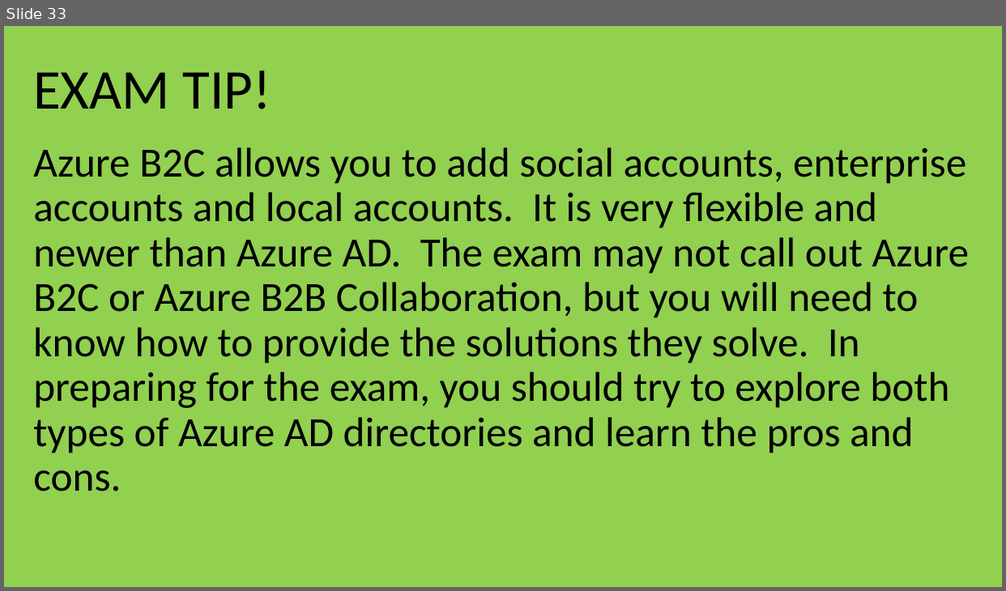
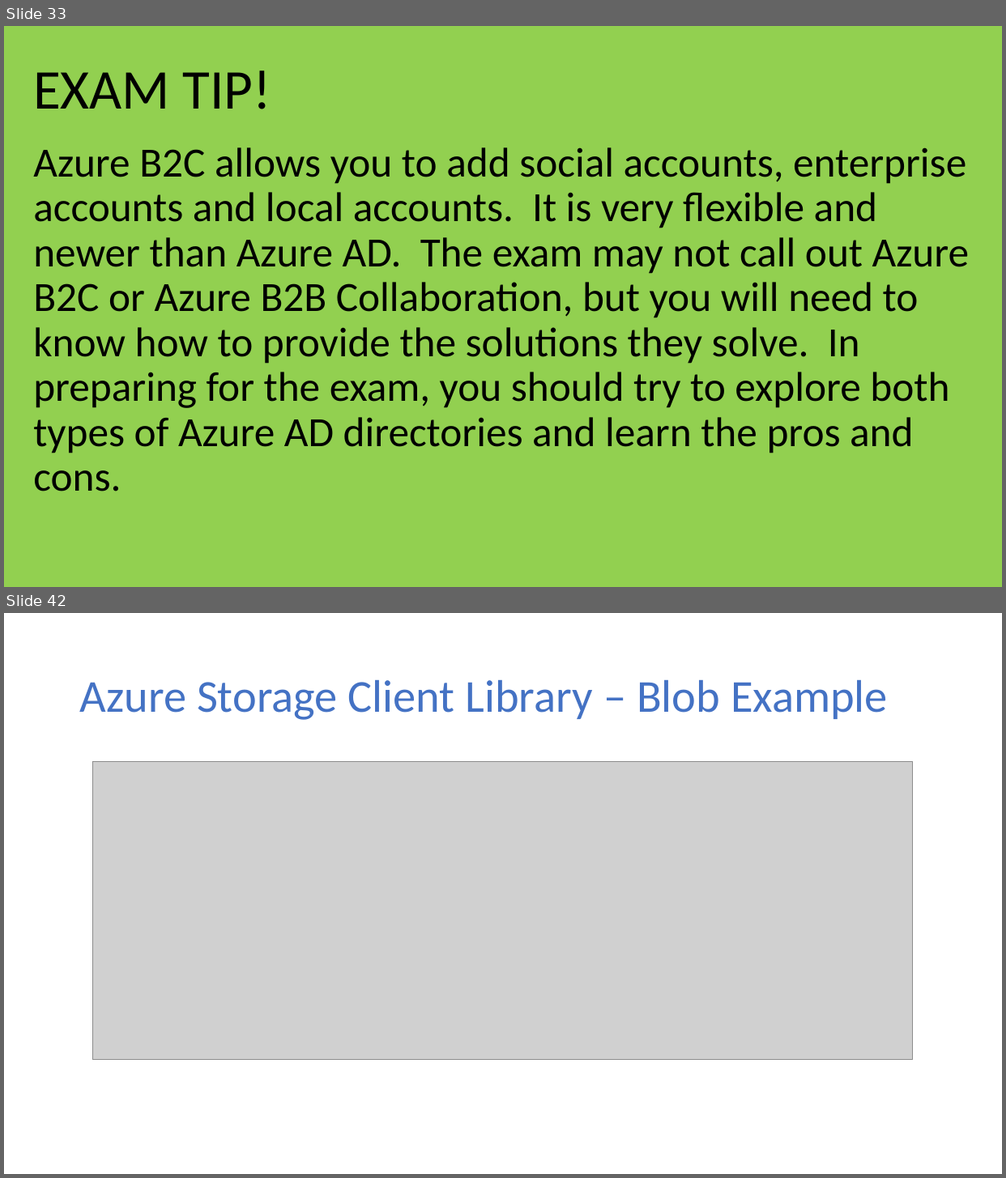
Before and after one commit to dstolts/70-534, a slide deck: Presentations/70-534-Combined-SecuritySlides.pptx. Shown one above the other, each under a label of ours: slide 33 before the commit, slides 33 and 42 after it; the slides between them are not shown. The pictures are 1006x591 and 1006x1178 pixels, drawn with LibreOffice and Linux fonts; fonts in the diff are those of the drawing; grey boxes stand for pictures. Boxes give left, top, right and bottom in pixels: in the first picture for what was removed or moved away, otherwise in the second. Text is boxed around its words. In the diff, an @@ line names an element or a change of style, - is before the commit and + after.

```diff
--- a/Presentations/70-534-Combined-SecuritySlides.pptx
+++ b/Presentations/70-534-Combined-SecuritySlides.pptx
@@ slide 42 added at <box>4,613,1002,1174</box>, background #FFFFFF @@
@@ title added at <box>80,680,888,720</box>, 44 pt, text #4472C4 @@
+Azure Storage Client Library – Blob Example
@@ picture added at <box>92,761,913,1060</box> @@
```
Also in this commit, not shown: 8 other slides added.
